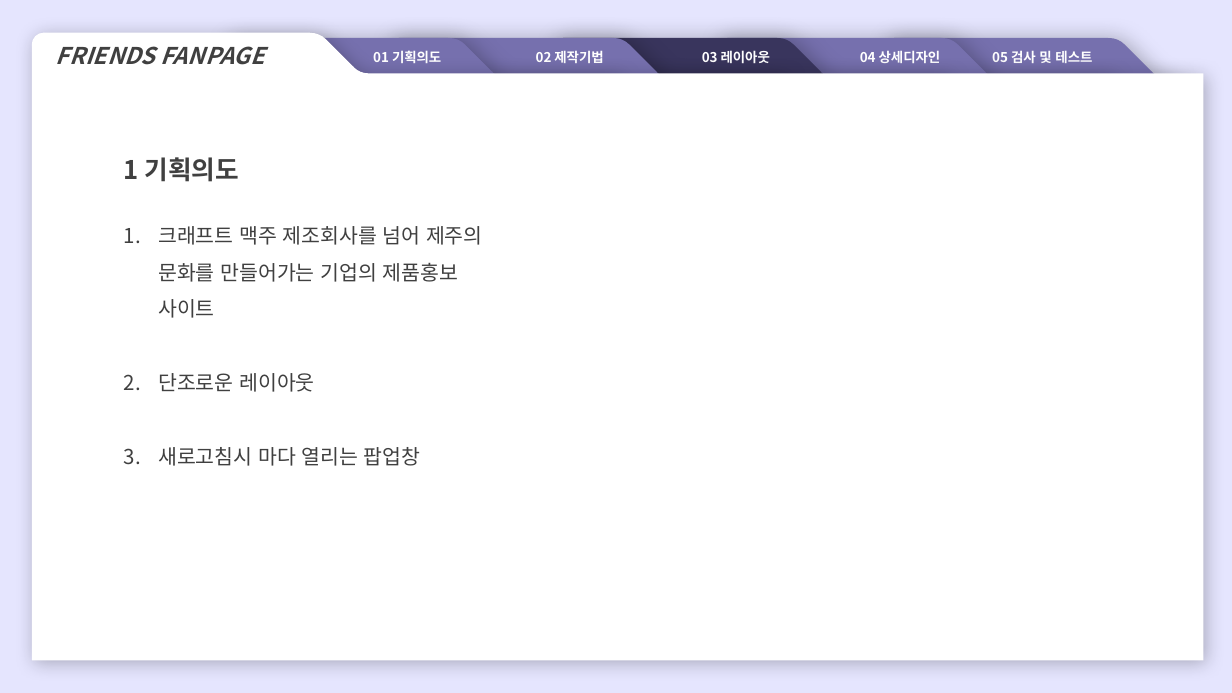
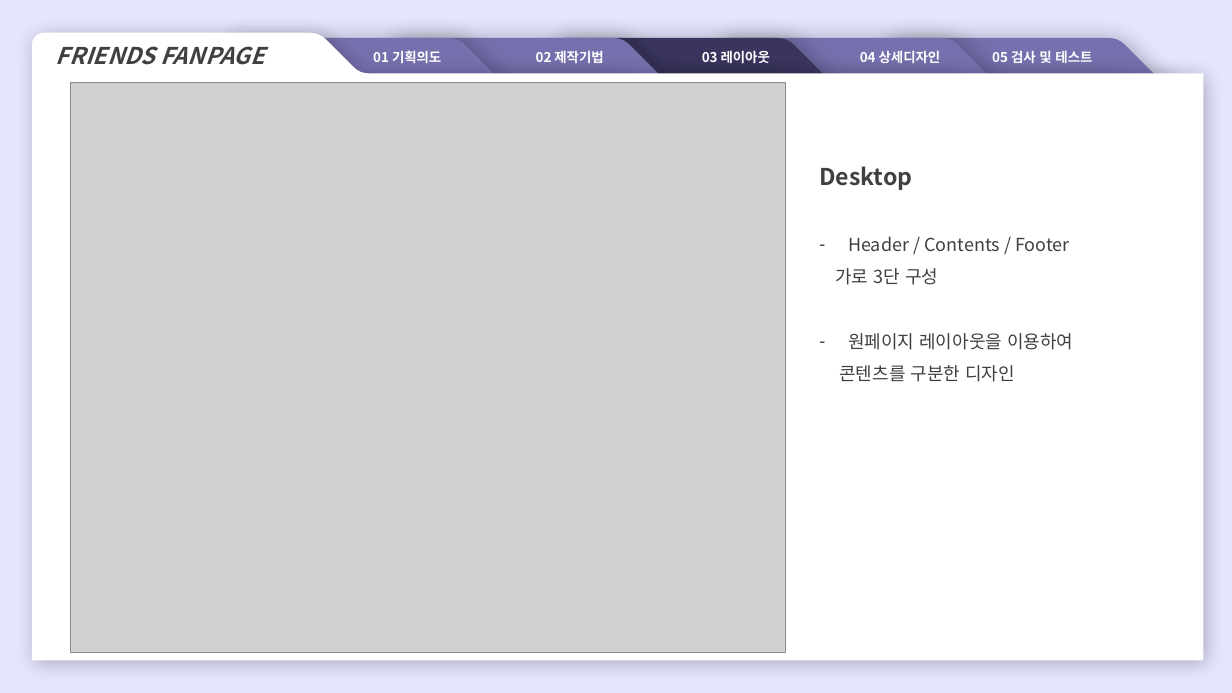
Before and after one commit to toreetutu/toree_PJ, a slide deck: slide 7 of 도깨비응용PJ_FRIENDS_v3/선우현_FRIENDS.pptx (slide 5 before the commit). Drawn at 1232x693 pixels with LibreOffice and Linux fonts; fonts in the diff are those of the drawing; grey boxes stand for pictures. Boxes give left, top, right and bottom in pixels: in the first picture for what was removed or moved away, otherwise in the second. Text is boxed around its words. In the diff, an @@ line names an element or a change of style, - is before the commit and + after.

```diff
--- a/도깨비응용PJ_FRIENDS_v3/선우현_FRIENDS.pptx
+++ b/도깨비응용PJ_FRIENDS_v3/선우현_FRIENDS.pptx
@@ picture added at (x1=70, y1=82, x2=786, y2=653) @@
@@ text removed at (x1=124, y1=157, x2=483, y2=466) @@
-1 기획의도
-1. 크래프트 맥주 제조회사를 넘어 제주의 문화를 만들어가는 기업의 제품홍보 사이트
-2. 단조로운 레이아웃
-3. 새로고침시 마다 열리는 팝업창
@@ text added at (x1=819, y1=166, x2=1073, y2=382), 14 pt, text #404040 @@
+Desktop
+– Header / Contents / Footer
+가로 3단 구성
+– 원페이지 레이아웃을 이용하여
+콘텐츠를 구분한 디자인
```
Also in this commit, not shown: 5 other slides changed, 4 slides added, 20 other files.
